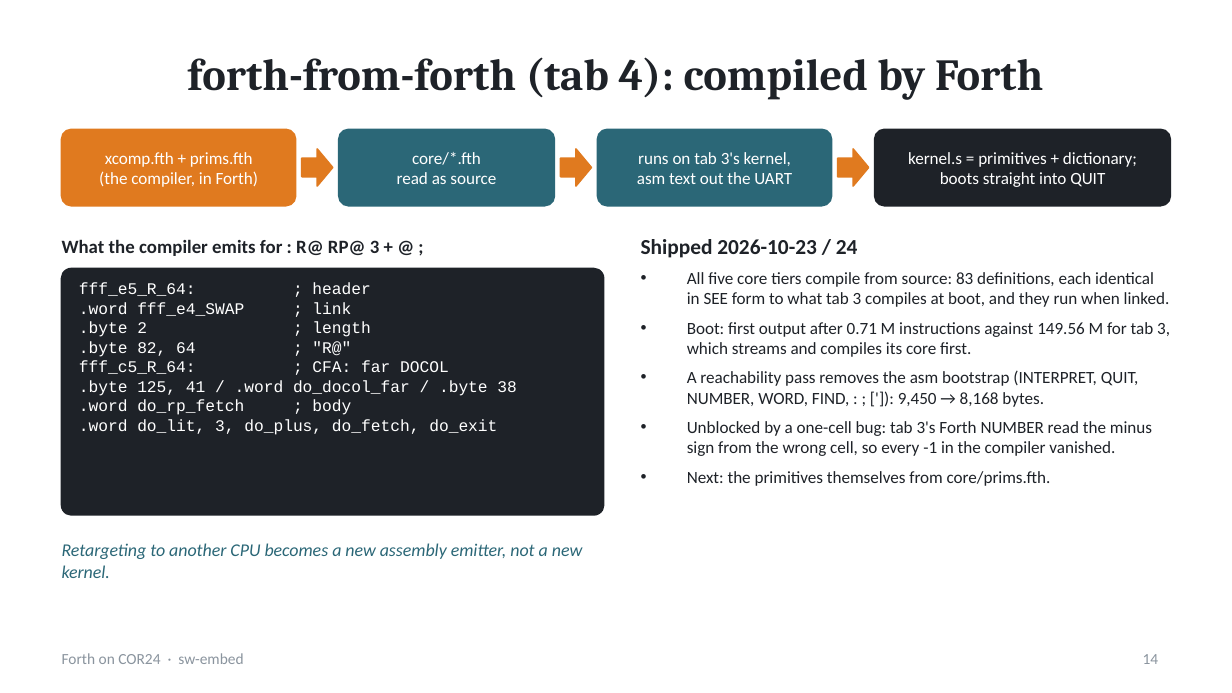
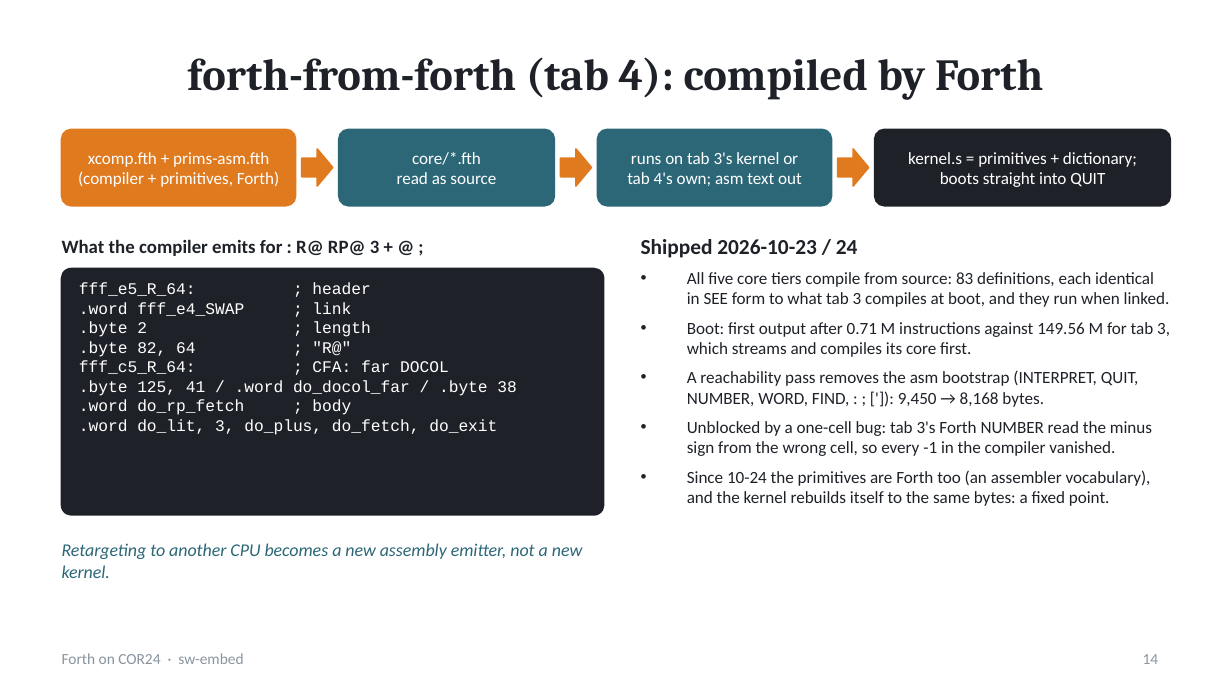
Before and after one commit to sw-embed/sw-cor24-forth, a slide deck: slide 14 of docs/presentation/forth-on-cor24.pptx. Drawn at 1232x693 pixels with LibreOffice and Linux fonts; fonts in the diff are those of the drawing. Boxes give left, top, right and bottom in pixels: in the first picture for what was removed or moved away, otherwise in the second. Text is boxed around its words. In the diff, an @@ line names an element or a change of style, - is before the commit and + after.

```diff
--- a/docs/presentation/forth-on-cor24.pptx
+++ b/docs/presentation/forth-on-cor24.pptx
@@ text at bbox=[78, 152, 279, 187]: text changed @@
-xcomp.fth + prims.fth
-(the compiler, in Forth)
+xcomp.fth + prims-asm.fth
+(compiler + primitives, Forth)
@@ text at bbox=[627, 152, 802, 186]: text changed @@
-runs on tab 3's kernel,
-asm text out the UART
+runs on tab 3's kernel or
+tab 4's own; asm text out
@@ text at bbox=[687, 470, 1151, 506]: text changed @@
-• Next: the primitives themselves from core/prims.fth.
+• Since 10-24 the primitives are Forth too (an assembler vocabulary), and the kernel rebuilds itself to the same bytes: a fixed point.
```
Also in this commit, not shown: 2 other slides changed, 7 other files.
